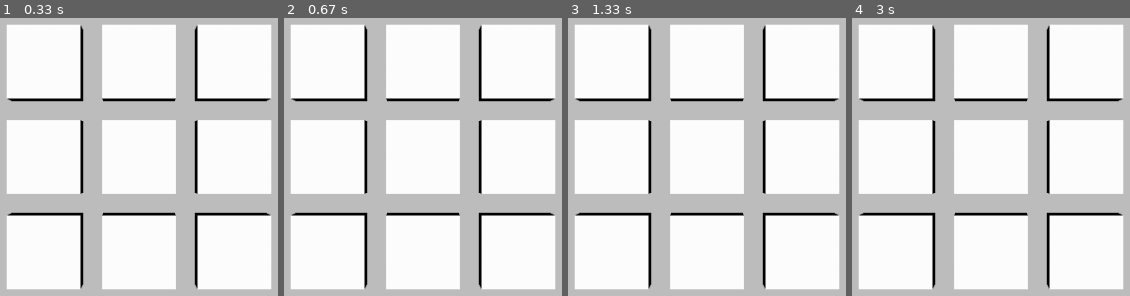
Above: before the commit, frames 1-4 (left to right).
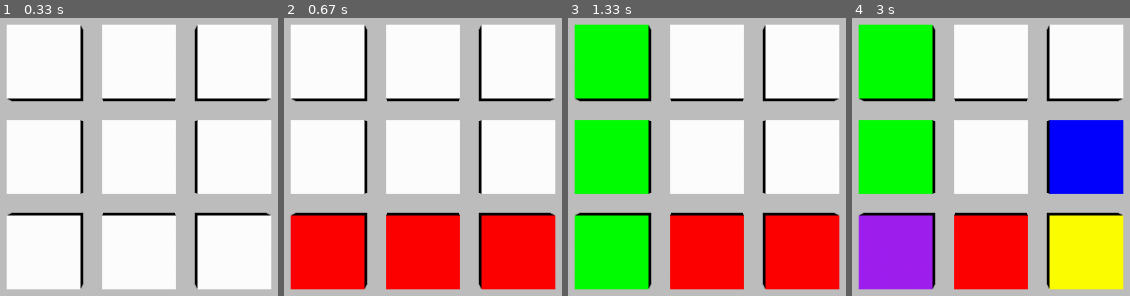
Above: after the commit, the same moments.

Repository: wordminer/rubix_3d_pygame
Game: pygame game, started from src/main.py
Same seed, same stepped clock (60 frames per second), same inputs: the game is played once before the commit and once after it.
Inputs (mouse positions are in pixels of both pictures, inside the frame that each line leads up to):
- Up to frame 1 (0.33 s): no input
- Up to frame 2 (0.67 s): hold D from 0.33 s (still down); move the mouse to (389, 182) at 0.37 s
- Up to frame 3 (1.33 s): release D at 0.8 s; tap L at 0.83 s; click (709, 193) at 1.22 s
- Up to frame 4 (3 s): click (outside the picture) at 1.55 s; hold D 1.83-2.3 s; tap B at 2.33 s; tap R at 2.67 s

Frame 1 is identical in both runs. In frame 2, 22% of the frame differs, in the area x 2-98%, y 70-98%; in frame 3, 36%; in frame 4, 43%, in the area x 2-98%, y 2-98%.

Commit message:
update button rootate

Diff:
--- a/src/Rubix_ctr/Rubix.py
+++ b/src/Rubix_ctr/Rubix.py
@@ -12,6 +12,8 @@
         self.block_x = block_x
         self.block_y = block_y
         self.block_z = block_z
+
+        self.Max_hight = 0
 
         self.block_side = block_side
         self.block_distance = block_distance
@@ -37,6 +39,7 @@
              for y_pos in [-1,1]
              for z_pos in [-1,1]
         ]
+        #self.Max_hight = distance_of_point(self.Point_corner_pos[0], [0,0,0])
         #print(self.Point_corner_pos)
 
     def create_cube(self):
@@ -133,7 +136,7 @@
         for key, face_stt in enumerate(const.FACE_POS):
             Midpoint = Midle_3D_line(self.Point_corner_pos[face_stt[0]], self.Point_corner_pos[face_stt[2]])
             #print(self.Point_corner_pos)
-            self.Face_represent_appear.append([distance_of_point(Midpoint, Camera_pos, True), key])
+            self.Face_represent_appear.append([distance_of_point(Midpoint, Camera_pos, True), key, Midpoint])
 
         self.Face_represent_appear.sort()
         # print(self.Face_represent_appear)
--- a/src/Rubix_ctr/rotation_ctr.py
+++ b/src/Rubix_ctr/rotation_ctr.py
@@ -138,3 +138,98 @@
     for k in range(len(Add_list)):
         Cube.Face_represent[Add_list[k][0]].append(Add_list[k][1])
         del(Cube.Face_represent[Del_list[k][0]][Del_list[k][1]])
+
+
+def indentify_block_rotate(Cube : rubix.Rubix_cube, First_asix_appear : int):
+    highest_face_coner = 0
+    lowerst_face_corner = 0
+    max_coord = 0
+    min_coord = 0
+
+    # const.FACE_DIRECTION_AXIS[Cube.Face_represent_appear[0][1]]
+
+    blocks = Cube.Face_represent[First_asix_appear]
+
+    for block_stt in blocks:
+        coord = Cube.block[block_stt[0]]
+        #print(coord[0][1])
+        if coord[0][1] + coord[0][0] >= max_coord:
+            max_coord = coord[0][1] + coord[0][0]
+            highest_face_coner = coord[2]
+
+        elif coord[0][1] + coord[0][0] <= min_coord:
+            min_coord = coord[0][1] + coord[0][0]
+            lowerst_face_corner = coord[2]
+
+    return highest_face_coner, lowerst_face_corner
+
+def indentify_face_rotate(Cube : rubix.Rubix_cube):
+    bottom_face_key = 0
+    top_face_key = 0
+    left_face_key = 0
+    right_face_key = 0
+    min_y_coord = 0
+    max_x_coord = 0
+
+    for k in range(1,5):
+        #print(k)
+        coord_face = Cube.Face_represent_appear[k]
+        #print(coord_face)
+        if coord_face[2][1] <= min_y_coord:
+            min_y_coord = coord_face[2][1]
+            bottom_face_key = const.FACE_DIRECTION_AXIS[coord_face[1]]
+
+        if coord_face[2][0] >= max_x_coord:
+            max_x_coord = coord_face[2][0]
+            left_face_key = const.FACE_DIRECTION_AXIS[coord_face[1]]
+    #print(bottom_face_key, left_face_key)
+
+    if bottom_face_key >= 3 : top_face_key = bottom_face_key - 3
+    else : top_face_key = bottom_face_key + 3
+
+    if left_face_key >= 3 : right_face_key = left_face_key - 3
+    else : right_face_key = left_face_key + 3
+
+    return [bottom_face_key, top_face_key, left_face_key, right_face_key]
+
+def Handle_rotate_code(Cube : rubix.Rubix_cube, Asix_rotate_key: int, Rotate_angle : int, Block_represent_coord : int):
+    """
+    Rotate_angle should be 90, 180, ... .
+    """
+    rotate_direction = 1
+    if Asix_rotate_key >= 3:
+        Asix_rotate_key -= 3
+        rotate_direction = -1
+
+    #print(rotate_direction)
+    list_block = finding_rotate_block(Cube, Asix_rotate_key, Block_represent_coord)
+    Rotate_blocks(Cube, Asix_rotate_key, Rotate_angle * rotate_direction, list_block)
+    for block_stt in list_block:
+        rotate_Midle_pos(Cube, Asix_rotate_key, Rotate_angle * rotate_direction, block_stt, (Cube.block_x, Cube.block_y, Cube.block_z))
+
+def Rotate_by_code(Cube : rubix.Rubix_cube, Rotate_code):
+    first_face_appear = const.FACE_DIRECTION_AXIS[Cube.Face_represent_appear[0][1]]
+    block_corner = indentify_block_rotate(Cube, first_face_appear)
+
+    if Rotate_code[0] == 4:
+        Handle_rotate_code(Cube, first_face_appear, 90 * Rotate_code[1], block_corner[0][first_face_appear-3])
+        return
+
+    elif Rotate_code[0] == 5:
+        if first_face_appear >= 3:
+            first_face_appear -= 3
+        else:
+            first_face_appear += 3
+
+        print(first_face_appear)
+
+        if block_corner[0][first_face_appear - 3] > 0:
+            Handle_rotate_code(Cube, first_face_appear , 90 * Rotate_code[1], 0)
+            return
+        Handle_rotate_code(Cube, first_face_appear , 90 * Rotate_code[1], 2)
+        return
+
+    face_rotate = indentify_face_rotate(Cube)
+    # print(face_rotate[2])
+    # print(face_rotate[Rotate_code[0][1]], 90 * Rotate_code[1], block_corner[Rotate_code[0][0]])
+    Handle_rotate_code(Cube, face_rotate[Rotate_code[0][1]], 90 * Rotate_code[1], block_corner[Rotate_code[0][0]][face_rotate[Rotate_code[0][1]] - 3])
--- a/src/Window/ctr_Win.py
+++ b/src/Window/ctr_Win.py
@@ -1,4 +1,15 @@
-from pygame import display, event, QUIT, draw, KEYDOWN, K_a, K_d
+from pygame import key, display, event, QUIT, draw, KEYDOWN, K_LSHIFT, K_LCTRL
+import const
+
+def Is_in_shift(key_get):
+    if key_get[K_LSHIFT]:
+        return -1
+    return 1
+
+def Is_in_ctr(key_get):
+    if key_get[K_LCTRL]:
+        return 2
+    return 1
 
 class WINDOW():
     def __init__(self, width, hight):
@@ -12,10 +23,10 @@
                 return False
 
             if events.type == KEYDOWN:
-                if events.key == K_a:
-                    return "a"
-                if events.key == K_d:
-                    return "d"
+                key_press = key.get_pressed()
+                if events.key in const.KEY_PRESS:
+                    return (const.KEY_PRESS[events.key] , Is_in_shift(key_press) * Is_in_ctr(key_press))
+
 
 
     def draw_point(self, color_point, coord_point : tuple[float, float], radius_point):
--- a/src/const.py
+++ b/src/const.py
@@ -1,3 +1,5 @@
+from pygame import K_a, K_u, K_d, K_r, K_l, K_f, K_b
+
 WIN_WIDTH = 1000
 WIN_HIGHT = 600
 
@@ -29,3 +31,12 @@
 ]
 
 ROTATION_MIDLE_POS_KEY = [[2,1], [0,2], [1,0]]
+
+KEY_PRESS = {
+    K_u : (1,0),
+    K_d : (0,1),
+    K_r : (0,2),
+    K_l : (1,3),
+    K_f : 4,
+    K_b : 5
+}
--- a/src/main.py
+++ b/src/main.py
@@ -13,21 +13,6 @@
 Cube.create_cube()
 Cube.create_face_represent(const.CAMERA_COORD)
 Cube.set_color(const.COLOR_BLANK)
-
-# x = 0
-
-# Cube.set_distance_argument(const.CAMERA_COORD)
-# rotation_ctr.Rotate_Cube(Cube, (20,0,0))
-# rotation_ctr.Rotate_Cube(Cube, (30,50,0))
-
-# print(Cube.Axis_rotate_blocks.Axis)
-# print(Cube.Axis_rotate_cube.Axis)
-
-# list_r = rotation_ctr.finding_rotate_block(Cube, 0, 0)
-# rotation_ctr.Rotate_blocks(Cube, 0, 90, list_r)
-# for block_r in list_r:
-#     rotation_ctr.rotate_Midle_pos(Cube, 0, 90, block_r, (3,3,3))
-
 
 
 while True:
@@ -57,16 +42,12 @@
     # const.CAMERA_COORD = (x,0,10)
     if event == False:
         exit(0)
-    # elif event == "a":
-    #     rotation_ctr.Rotate_blocks(Cube, 0, 90, rotation_ctr.finding_rotate_block(Cube, 0, 2))
-    # elif event == "d":
-    #     x -= 0.05
+    elif event != None:
+        rotation_ctr.Rotate_by_code(Cube, (event))
 
     game_dis.window.fill(const.WIN_FILL_COLOR)
 
     Cube.show_rubix_face(game_dis, const.CAMERA_COORD, const.WIN_SCALE)
-
-    #Cube.show_rubix_point(game_dis, const.CAMERA_COORD, [50,50], ["RED", 5])
 
     game_dis.update_event()
 
--- a/src/test.py
+++ b/src/test.py
@@ -13,3 +13,14 @@
 
 
 # print(touch.Finding_rotate_direction(0,Cube, (0,-1), (0,0,100)))
+
+
+    # key_press = pygame.key.get_pressed()
+    # if key_press[pygame.K_a]:
+    #     if key_press[pygame.K_LSHIFT]:
+    #         print("a1")
+    #     else:
+    #         print("a")
+
+A = [1,2,3]
+print(A[-3])
Binary file added: src/resources/image copy.png
Binary file added: src/resources/image.png
